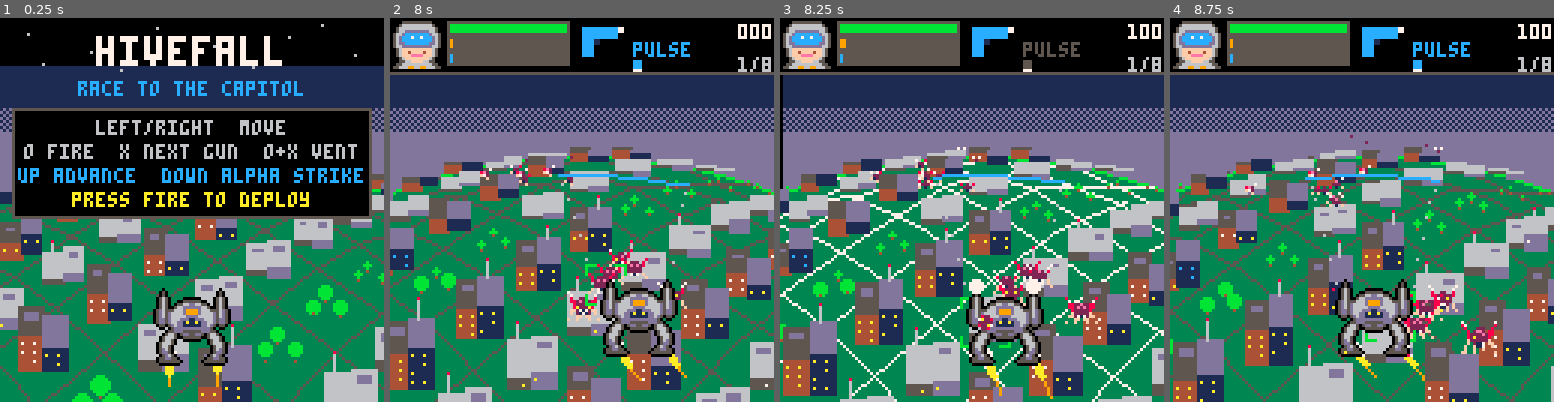
Above: before the commit, frames 1-4 (left to right).
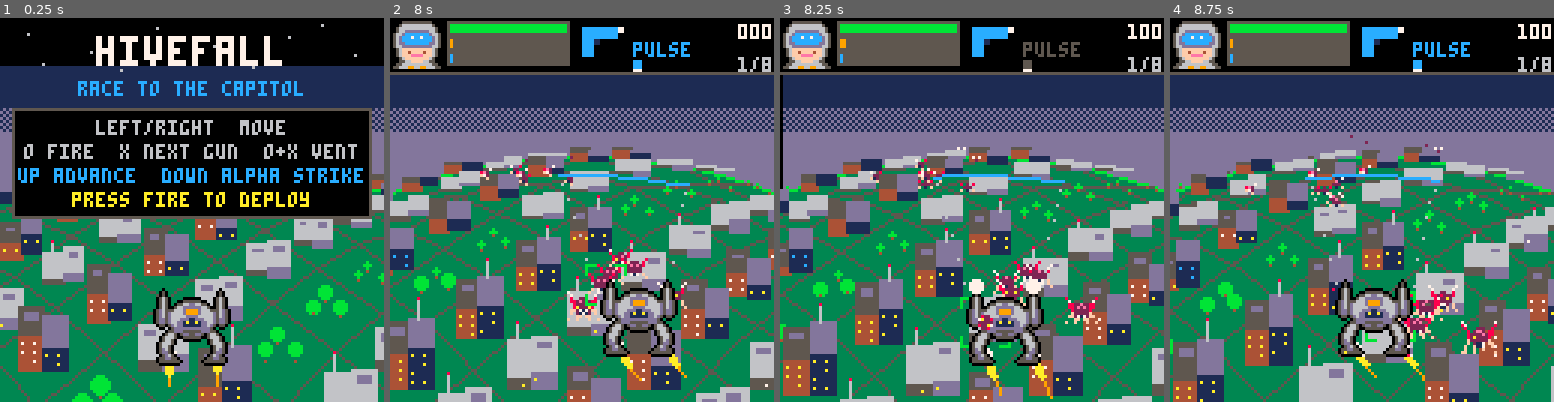
Above: after the commit, the same moments.

Repository: drachis/carts
Game: PICO-8 cartridge proj/hivefall/hivefall.p8
The game is run twice, just before and just after one commit, with the same random seed, the same clock (stepped at 60 frames per second) and the same inputs.
Inputs:
- Up to frame 1 (0.25 s): no input
- Up to frame 2 (8 s): tap O (Z key) at 0.33, 1.07, 2.22, 3.72, 5.22, 6.72 s; tap Down at 0.7 s; tap X (X key) at 1.43, 2.07, 2.82, 3.57, 4.32, 5.07, 5.82, 6.57, 7.32 s; hold Up 1.97-2.63 s; hold Right 2.68-3.02 s; hold Down 3.07-3.73 s; hold Left 3.78-4.12 s; hold Up 4.17-4.5 s; hold Left 4.55-5.05 s; hold Right 5.1-5.93 s; hold Up 5.98-6.65 s; hold Right 6.7-7.03 s; hold Down 7.08-7.75 s; hold Left from 7.8 s (still down)
- Up to frame 3 (8.25 s): tap X (X key) at 8.07 s; release Left at 8.13 s; hold Up from 8.18 s (still down); tap O (Z key) at 8.22 s
- Up to frame 4 (8.75 s): release Up at 8.52 s; hold Left from 8.57 s (still down)

Frames 1-2 are identical in both runs. In frame 3, 3.4% of the frame differs, in the area x 0-100%, y 37-100%; in frame 4, nothing differs.

Commit message:
hivefall: roads no longer flash on kills; a fireball lights the towers round it instead, and big foes die in one (6228 tokens)
Co-Authored-By: Claude Opus 5.5 <noreply@anthropic.com>

Diff:
--- a/proj/hivefall/data.lua
+++ b/proj/hivefall/data.lua
@@ -71,7 +71,7 @@
 
 -- what a new run starts from; reset() parses these
 player_start="x=0,vx=0,armor=100,max_armor=100,heat=0,weapon=1,hurt_flash=0,muzzle=0,recoil=0,gun_side=1,alpha=0,chill=0,cooling=0.35,power=1,haste=1,agility=1,cone=6.5"
-run_start="score=0,shake=0,freeze=0,white=0,grid_flash=0,combo=0,combo_wait=0,charge=0,dying=0,bark_wait=0,over_wait=0,city=100,city_flash=0,x_held=0,boost=0"
+run_start="score=0,shake=0,freeze=0,white=0,combo=0,combo_wait=0,charge=0,dying=0,bark_wait=0,over_wait=0,city=100,city_flash=0,x_held=0,boost=0"
 
 -- cooldown is in frames (60 a second); speed is depth per frame;
 -- homing 1 follows what was locked; 0 flies straight at where it was,
--- a/proj/hivefall/foes.lua
+++ b/proj/hivefall/foes.lua
@@ -122,8 +122,9 @@
  burst(x,y,4+size*6,2,1+size,0.12)
  ring(x,y,10*size*foe.scale+4,7,size>1 and 0.5)
  shake=max(shake,size*2)
- grid_flash=4
  if size>1.5 then
+  -- a big one goes up in a fireball, which lights the towers round it
+  blast(x,y,5*size*foe.scale)
   freeze=6
   sfx(snd_boom)
  else
--- a/proj/hivefall/mech.lua
+++ b/proj/hivefall/mech.lua
@@ -198,7 +198,6 @@
  blast(sx,sy,shot.splash*scale*0.8)
  burst(sx,sy,shot.splash,shot.colour,shot.splash/6)
  shake=max(shake,shot.splash/4)
- grid_flash=8
  if shot.splash>40 then white=3 end
  sfx(snd_boom)
  for foe in all(foes) do
--- a/proj/hivefall/world.lua
+++ b/proj/hivefall/world.lua
@@ -66,7 +66,7 @@
  rectfill(0,crest_y+12,127,127,3)
  circ(64,crest_y+globe,globe,11)
 
- local colour=grid_flash>0 and 7 or 5
+ local colour=5
  for lane=-11,11 do
   for lean=-1,1,2 do
    line()
@@ -129,6 +129,12 @@
  local wall,roof=tower_tints[seed%4*2+1],tower_tints[seed%4*2+2]
  if ruined then wall,roof=0,5 end
  if city_flash>0 and near_row and tick%4<2 then wall,roof=2,8 end
+ -- firelight: a new fireball lights the towers round it for a moment
+ for fire in all(blasts) do
+  if fire.age<8 and abs(x1-fire.x)+abs(top-fire.y)<fire.size*2+14 then
+   wall,roof=9,10
+  end
+ end
  rectfill(x1,far_top,x2,top,roof)
  rectfill(x1,top+1,x2,base,wall)
 
@@ -229,7 +235,6 @@
  end
  shake*=0.88
  if shake<0.3 then shake=0 end
- grid_flash=max(grid_flash-1)
  city_flash=max(city_flash-1)
  -- scroll_rate is how fast the mech is advancing, in depth per frame. the
  -- city rolls under it at that rate and every foe closes at that rate
